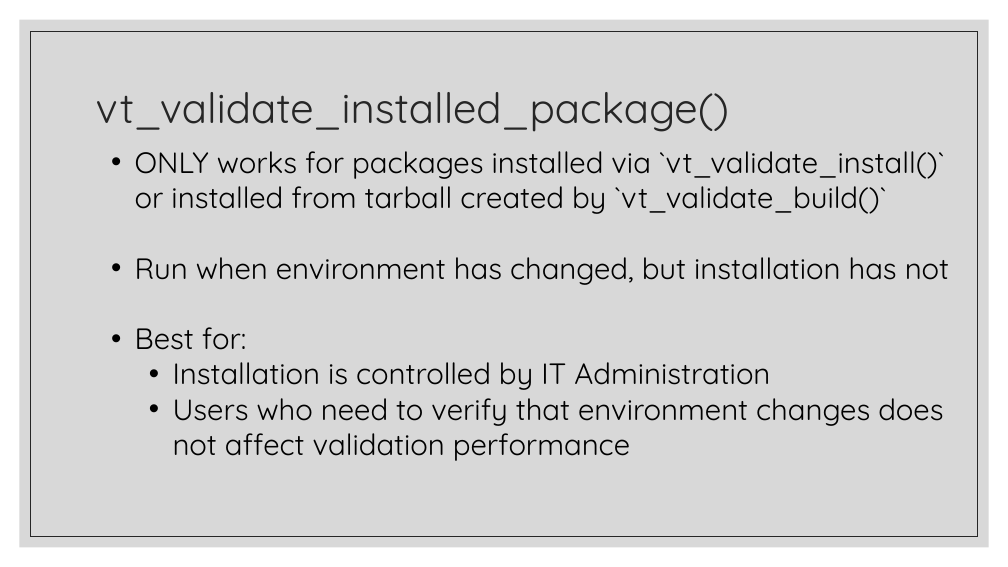
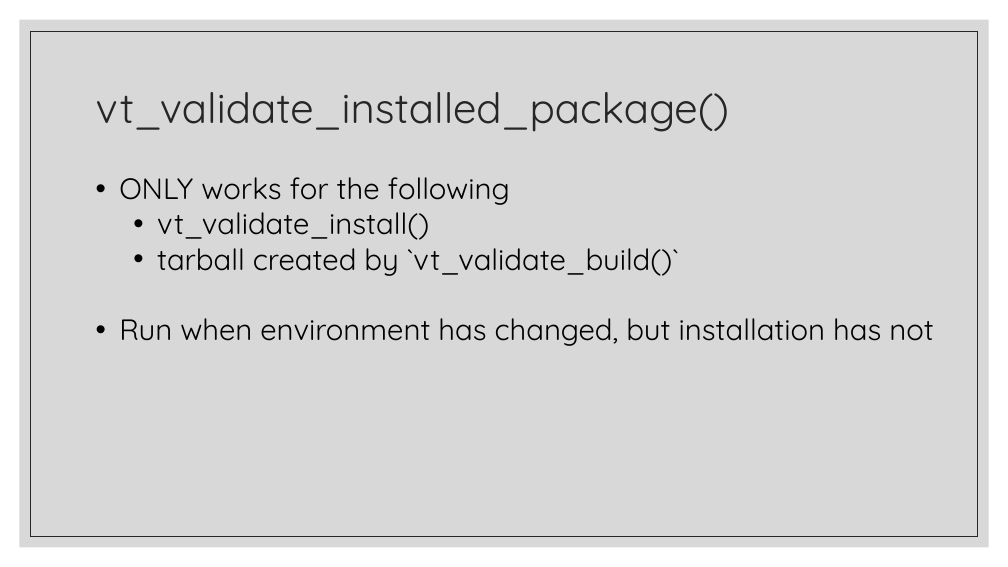
Before and after one commit to FredHutch/R_Package_Validation_Tutorial, a slide deck: slide 18 of Slides/Slides-07-Modes_of_Validation/Slides-07-Modes_of_Validation.pptx (slide 12 before the commit). Drawn at 1008x567 pixels with LibreOffice and Linux fonts; fonts in the diff are those of the drawing. Boxes give left, top, right and bottom in pixels: in the first picture for what was removed or moved away, otherwise in the second. Text is boxed around its words. In the diff, an @@ line names an element or a change of style, - is before the commit and + after.

```diff
--- a/Slides/Slides-07-Modes_of_Validation/Slides-07-Modes_of_Validation.pptx
+++ b/Slides/Slides-07-Modes_of_Validation/Slides-07-Modes_of_Validation.pptx
@@ text "ONLY works for the following": place and size @@
-text "ONLY works for the following" at bbox=[135, 151, 949, 461]
+text "ONLY works for the following" at bbox=[119, 177, 933, 346]
@@ text at bbox=[119, 177, 679, 276]: text changed @@
-• ONLY works for packages installed via `vt_validate_install()` or installed from tarball created by `vt_validate_build()`
+• ONLY works for the following
+  • vt_validate_install()
+  • tarball created by `vt_validate_build()`
@@ text at bbox=[135, 327, 943, 461]: paragraphs removed @@
-• Best for:
-  • Installation is controlled by IT Administration
-  • Users who need to verify that environment changes does not affect validation performance
```
Also in this commit, not shown: 5 other slides changed, 8 slides added, 4 slides removed, 5 other files.
